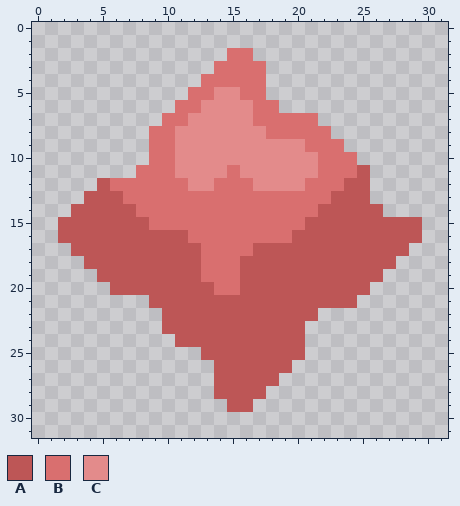
One commit to this pixel-art sprite: sprites/items/kristalit.png. That is the earlier state.
The file is 32x32 pixels.
Palette (. is transparent): A #bd5656  B #d96f6f  C #e38b8b
Pixels before, first column x 2:
 2 .............BB.............
 3 ............BBBB............
 4 ...........BBBBB............
 5 ..........BBCCBB............
 6 .........BBCCCCBB...........
 7 ........BBCCCCCBBBBB........
 8 .......BBCCCCCCCBBBBB.......
 9 .......BBCCCCCCCCCCBBB......
10 .......BBCCCCCCCCCCCBBB.....
11 ......BBBCCCCBCCCCCCBBBA....
12 ...ABBBBBBCCBBBCCCCBBBAA....
13 ..AAABBBBBBBBBBBBBBBBAAA....
14 .AAAAABBBBBBBBBBBBBBAAAAA...
15 AAAAAAABBBBBBBBBBBBAAAAAAAAA
16 AAAAAAAAAABBBBBBBBAAAAAAAAAA
17 .AAAAAAAAAABBBBAAAAAAAAAAAA.
18 ..AAAAAAAAABBBAAAAAAAAAAAA..
19 ...AAAAAAAABBBAAAAAAAAAAA...
20 ....AAAAAAAABBAAAAAAAAAA....
21 .......AAAAAAAAAAAAAAAA.....
22 ........AAAAAAAAAAAA........
23 ........AAAAAAAAAAA.........
24 .........AAAAAAAAAA.........
25 ...........AAAAAAAA.........
26 ............AAAAAA..........
27 ............AAAAA...........
28 ............AAAA............
29 .............AA.............
New version:
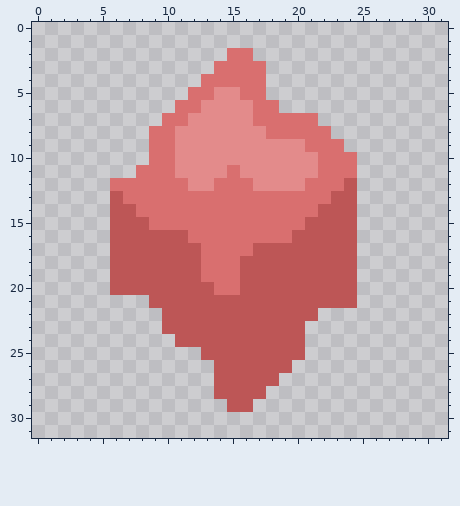
From old to new:
Colour A is removed in row 11 at x 25; in row 12 at x 5 and 25; in row 13 at x 4 to 5 and 25; in row 14 at x 3 to 5 and 25 to 26; in rows 15 to 16 at x 2 to 5 and 25 to 29; in row 17 at x 3 to 5 and 25 to 28.
Colour A is removed in row 18 at x 4 to 5 and 25 to 27; in row 19 at x 5 and 25 to 26; in row 20 at x 25.
Pixel boxes of the changes (left, top, right, bottom) in both pictures:
erased: (357, 165, 422, 295)
erased: (58, 178, 110, 282)
